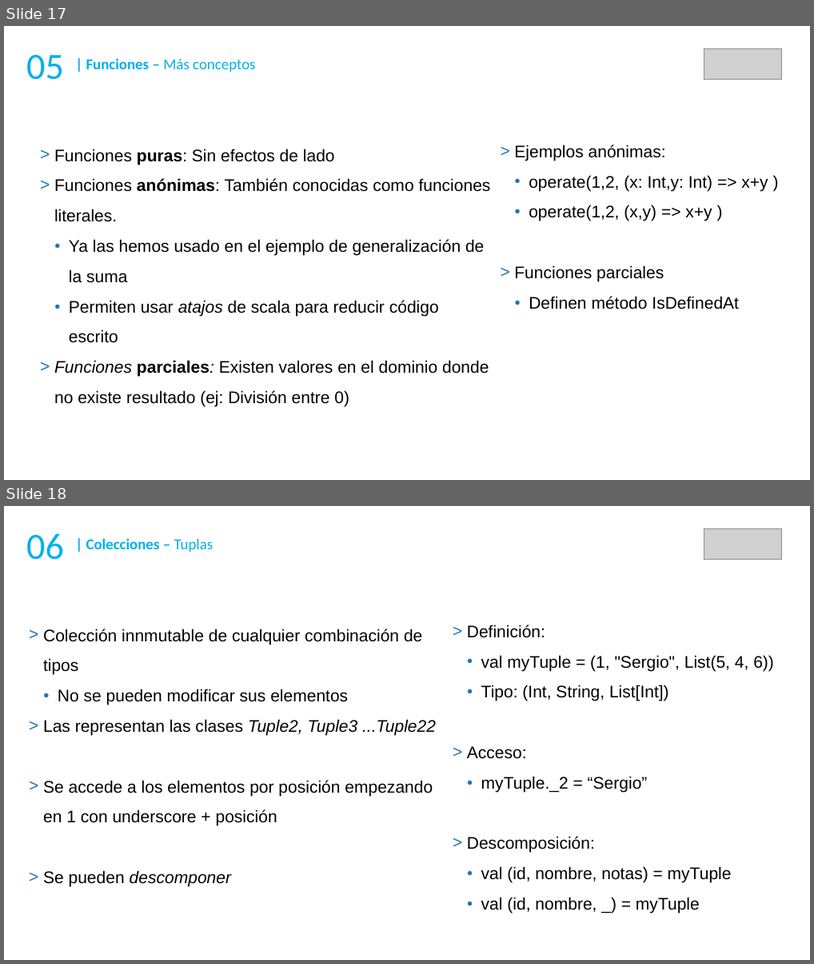
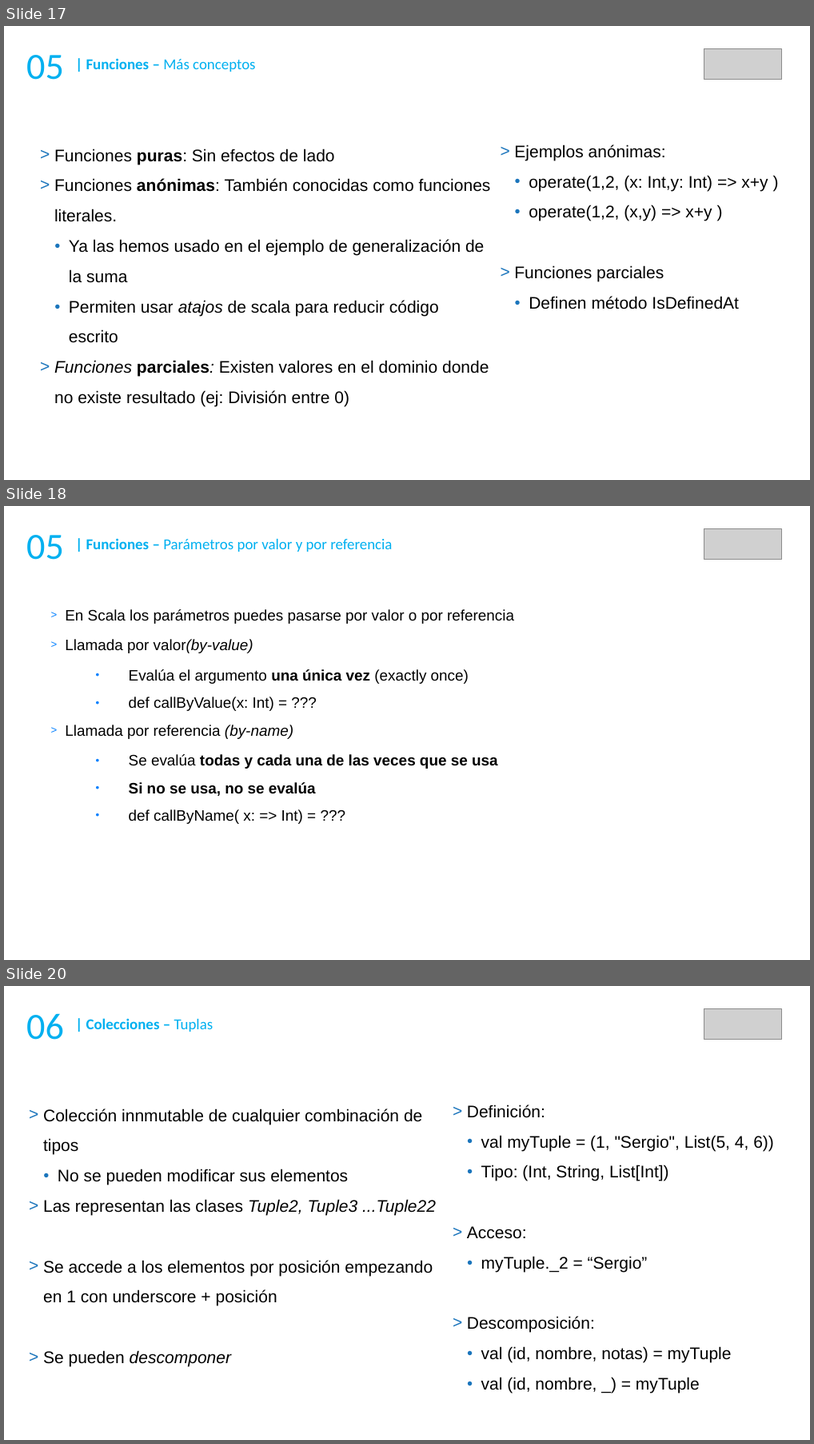
Before and after one commit to DaniGCaff/cursoScalaMay18, a slide deck: guiones/dia1.odp. Shown one above the other, each under a label of ours: slides 17 and 18 before the commit, slides 17, 18 and 20 after it; the slides between them are not shown. The pictures are 814x964 and 814x1444 pixels, drawn with LibreOffice and Linux fonts; fonts in the diff are those of the drawing; grey boxes stand for pictures. Boxes give left, top, right and bottom in pixels: in the first picture for what was removed or moved away, otherwise in the second. Text is boxed around its words. In the diff, an @@ line names an element or a change of style, - is before the commit and + after.

Commit message:
valor y referencia

```diff
--- a/guiones/dia1.odp
+++ b/guiones/dia1.odp
@@ slide 18 added at [4, 506, 810, 960], background #FFFFFF @@
@@ picture added at [705, 529, 782, 560] @@
@@ text added at [26, 535, 64, 560], 44 pt, text #00B0F0 @@
+05
@@ text added at [86, 538, 392, 552], 18 pt, text #00B0F0 @@
+| Funciones – Parámetros por valor y por referencia
@@ text added at [65, 609, 514, 824], 18 pt, text #000000 @@
+> En Scala los parámetros puedes pasarse por valor o por referencia
+> Llamada por valor(by-value)
+  ● Evalúa el argumento una única vez (exactly once)
+  ● def callByValue(x: Int) = ???
+> Llamada por referencia (by-name)
+  ● Se evalúa todas y cada una de las veces que se usa
+  ● Si no se usa, no se evalúa
+  ● def callByName( x: => Int) = ???
@@ what was slide 18 is now slide 20 @@
```
Also in this commit, not shown: 1 other slide added.
